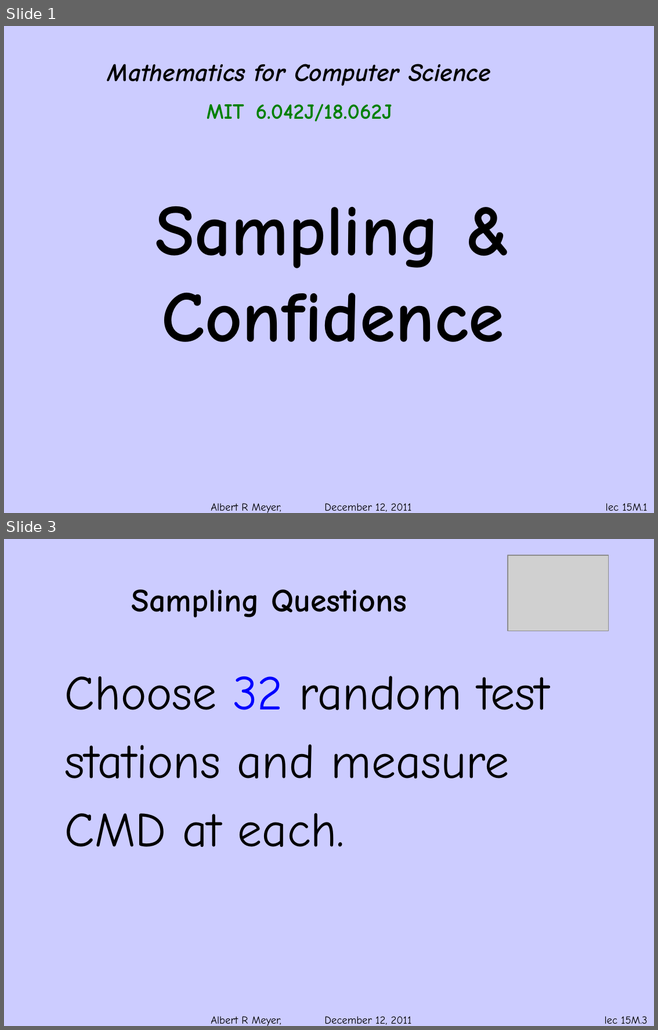
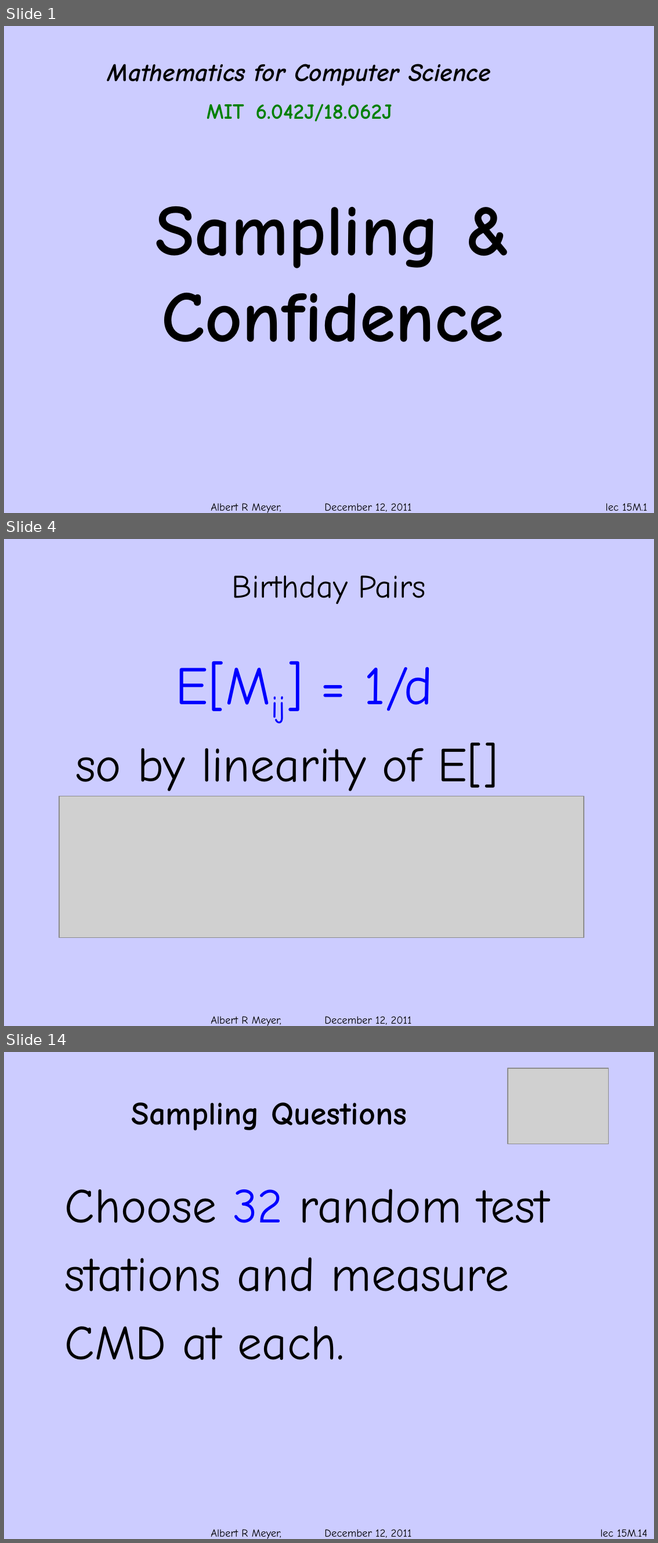
Before and after one commit to armeyer/mcs_web, a slide deck: fall11/slidesF11/slides15m.pptx. Shown one above the other, each under a label of ours: slides 1 and 3 before the commit, slides 1, 4 and 14 after it; the slides between them are not shown. The pictures are 658x1030 and 658x1543 pixels, drawn with LibreOffice and Linux fonts; fonts in the diff are those of the drawing; grey boxes stand for pictures; background and template pictures are left out. Boxes give left, top, right and bottom in pixels: in the first picture for what was removed or moved away, otherwise in the second. Text is boxed around its words. In the diff, an @@ line names an element or a change of style, - is before the commit and + after.

```diff
--- a/fall11/slidesF11/slides15m.pptx
+++ b/fall11/slidesF11/slides15m.pptx
@@ slide 4 added at (x1=4, y1=539, x2=654, y2=1026), background #CCCCFF; not listed: 1 template element that a slide beside it also shows @@
@@ title added at (x1=232, y1=575, x2=426, y2=604), 36 pt, text #000000 @@
+Birthday Pairs
@@ text added at (x1=176, y1=661, x2=433, y2=711), 60 pt, text #0000FF @@
+E[Mij] = 1/d
@@ text added at (x1=75, y1=743, x2=498, y2=797), 54 pt, text #000000 @@
+so by linearity of E[]
@@ picture added at (x1=59, y1=797, x2=583, y2=938) @@
@@ what was slide 3 is now slide 14 @@
@@ page number at (x1=600, y1=1529, x2=647, y2=1537): text changed @@
-lec 15M.3
+lec 15M.14
```
Also in this commit, not shown: 2 slides changed, 10 other slides added.
